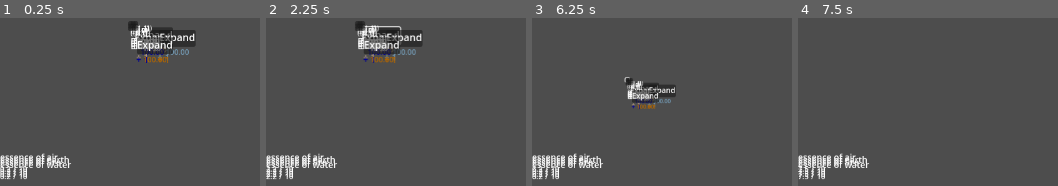
Above: before the commit, frames 1-4 (left to right).
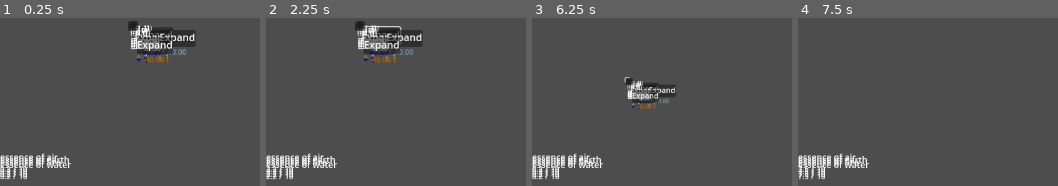
Above: after the commit, the same moments.

Repository: AtkinTC/Godot-Garden
Game: Godot game, scene res://Scenes/main.tscn
The game is run twice, just before and just after one commit, with the same random seed, the same clock (stepped at 60 frames per second) and the same inputs.
Inputs (mouse positions are in pixels of both pictures, inside the frame that each line leads up to):
- Up to frame 1 (0.25 s): no input
- Up to frame 2 (2.25 s): click (422, 36) at 0.52 s; click (396, 23) at 1.27 s; move the mouse to (outside the picture) at 2.02 s; hold D (ui_right) from 2.03 s (still down); tap Mouse wheel up (zoom_in) at 2.1 s
- Up to frame 3 (6.25 s): move the mouse to (outside the picture) at 2.77 s; release D (ui_right) at 2.78 s; hold S (ui_down) 2.78-3.53 s; tap Mouse wheel down (zoom_out) at 2.85, 4.35, 5.85 s; tap Enter at 3.5 s; move the mouse to (outside the picture) at 3.52 s; hold D (ui_right) 3.53-4.28 s; tap Mouse wheel up (zoom_in) at 3.6, 5.1 s; move the mouse to (outside the picture) at 4.27 s; hold W (ui_up) 4.28-5.03 s; move the mouse to (outside the picture) at 5.02 s; hold A (ui_left) from 5.03 s (still down); move the mouse to (693, 175) at 5.77 s
- Up to frame 4 (7.5 s): move the mouse to (outside the picture) at 6.52 s; release A (ui_left) at 6.53 s; hold S (ui_down) 6.53-7.28 s; tap Mouse wheel up (zoom_in) at 6.6 s; move the mouse to (outside the picture) at 7.27 s; hold D (ui_right) from 7.28 s (still down); tap Mouse wheel down (zoom_out) at 7.35 s

The runs differ from the first frame. In frame 1, 0.4% of the frame differs, in the area x 54-73%, y 18-27%; in frame 2, 0.3%; in frame 3, 0.2%; in frame 4, nothing differs.

Commit message:
add basic 'Upgrade' system to buy upgrades and unlock content

Diff:
--- a/Scenes/UI/PurchaseMenu.gd
+++ b/Scenes/UI/PurchaseMenu.gd
@@ -4,8 +4,14 @@
 var objects_list_indexes := {}
 
 func _ready():
+	ObjectsManager.objects_status_updated.connect(_objects_status_updated)
+	reset_menu()
+
+func reset_menu():
 	clear()
+	deselect_all()
 
+	objects_list_indexes = {}
 	var index := 0
 	for object_key in ObjectsManager.get_available_object_keys():
 		var object_type : Dictionary = ObjectsManager.get_object_type(object_key)
@@ -17,3 +23,7 @@
 func _on_purchase_menu_item_selected(index):
 	ObjectsManager.set_selected_object_key(objects_list_indexes[index])
 	ActionManager.set_selected_action_key("PURCHASE_PLOT_OBJECT")
+
+# rebuild the menu content whenever overall object status changes
+func _objects_status_updated():
+	reset_menu()
--- a/Scenes/UI/SupplyDisplayContainer.gd
+++ b/Scenes/UI/SupplyDisplayContainer.gd
@@ -3,9 +3,16 @@
 
 @onready var supply_display_scene : PackedScene = preload("res://Scenes/UI/SupplyDisplay.tscn")
 
-var supply_displays_dict: Dictionary = {}
+var supply_displays_dict : Dictionary = {}
 
 func _ready():
+	SupplyManager.supplies_status_updated.connect(_supplies_status_updated)
+	reset_contents()
+
+# reset display contents, removing all display and recreating them based on current supply status
+func reset_contents():
+	supply_displays_dict = {}
+
 	# remove any demo display elements
 	for child in get_children():
 		child.queue_free()
@@ -22,3 +29,7 @@
 	supply_display.set_key(_key)
 	add_child(supply_display)
 	return true
+
+# rebuild the display content whenever overall supplies status changes
+func _supplies_status_updated():
+	reset_contents()
--- /dev/null
+++ b/Scenes/UI/UpgradeMenu.gd
@@ -0,0 +1,28 @@
+extends ItemList
+class_name UpgradeMenu
+
+var upgrade_list_indexes := {}
+
+func _ready():
+	UpgradeManager.upgrades_status_updated.connect(_on_upgrades_updated)
+	reset_menu()
+
+func reset_menu():
+	clear()
+	deselect_all()
+
+	upgrade_list_indexes = {}
+	var index := 0
+	for key in UpgradeManager.get_available_upgrade_keys():
+		var upgrade_type : Dictionary = UpgradeManager.get_upgrade_type(key)
+		add_item(str(upgrade_type[UpgradeManager.DISPLAY_NAME]))
+		upgrade_list_indexes[index] = key
+
+		index += 1
+
+func _on_upgrade_menu_item_selected(index):
+	UpgradeManager.purchase_upgrade(upgrade_list_indexes[index])
+
+# rebuild the menu content whenever overall update status changes
+func _on_upgrades_updated():
+	reset_menu()
--- a/Scenes/main.gd
+++ b/Scenes/main.gd
@@ -2,6 +2,8 @@
 
 func _init():
 	SupplyManager.initialize()
+	ObjectsManager.initialize()
+	UpgradeManager.initialize()
 	GardenManager.initialize()
 
 	GardenManager.get_plot(Vector2(0,0)).insert_object("FOCUS_BASIC")
--- a/Scenes/main.tscn
+++ b/Scenes/main.tscn
@@ -7,6 +7,7 @@
 [ext_resource type="Script" path="res://Scripts/Camera.gd" id="4_sbgaj"]
 [ext_resource type="PackedScene" uid="uid://dxv4pu5x3t8rx" path="res://Scenes/UI/SupplyDisplay.tscn" id="5_cff8l"]
 [ext_resource type="Script" path="res://Scenes/UI/PurchaseMenu.gd" id="6_lher3"]
+[ext_resource type="Script" path="res://Scenes/UI/UpgradeMenu.gd" id="6_xci84"]
 [ext_resource type="PackedScene" uid="uid://d1f4uahxtegx1" path="res://Scenes/Garden/GardenExpandPanel.tscn" id="7_rejdf"]
 [ext_resource type="PackedScene" uid="uid://c5ximap3xiwp2" path="res://Scenes/Garden/PlotNode/PlotNode.tscn" id="8_w1srn"]
 [ext_resource type="Script" path="res://Scenes/Garden/PlotNode/PlotNode.gd" id="9_yicj4"]
@@ -61,13 +62,24 @@
 [node name="SupplyDisplayContainer" type="VBoxContainer" parent="UI/H/LPanel/V"]
 offset_top = 132.0
 offset_right = 200.0
-offset_bottom = 157.0
+offset_bottom = 170.0
 script = ExtResource( "4_ajn05" )
 
 [node name="SupplyDisplay" parent="UI/H/LPanel/V/SupplyDisplayContainer" instance=ExtResource( "5_cff8l" )]
 anchor_right = 0.0
 offset_right = 200.0
-offset_bottom = 25.0
+offset_bottom = 38.0
+
+[node name="UpgradeMenu" type="ItemList" parent="UI/H/LPanel/V"]
+offset_top = 174.0
+offset_right = 200.0
+offset_bottom = 236.0
+allow_reselect = true
+auto_height = true
+item_count = 2
+item_0/text = "UPGRADE_1"
+item_1/text = "UPGRADE_2"
+script = ExtResource( "6_xci84" )
 
 [node name="GardenNode" type="Node2D" parent="."]
 position = Vector2(205, 5)
@@ -285,3 +297,4 @@
 
 [connection signal="item_selected" from="UI/H/LPanel/V/PurchaseMenu" to="UI/H/LPanel/V/PurchaseMenu" method="_on_purchase_menu_item_selected"]
 [connection signal="item_selected" from="UI/H/LPanel/V/ActionsMenu" to="UI/H/LPanel/V/ActionsMenu" method="_on_actions_menu_item_selected"]
+[connection signal="item_selected" from="UI/H/LPanel/V/UpgradeMenu" to="UI/H/LPanel/V/UpgradeMenu" method="_on_upgrade_menu_item_selected"]
--- a/Scripts/Supply.gd
+++ b/Scripts/Supply.gd
@@ -10,7 +10,7 @@
 var base_capacity : float
 var display_colors : Array
 
-var visible : bool
+var locked : bool
 
 var capacity_sources : Dictionary
 
@@ -20,7 +20,7 @@
 	quantity = _supply_def.get(SupplyManager.QUANTITY_BASE, 0.00)
 	base_capacity = _supply_def.get(SupplyManager.CAPACITY_BASE, 0.00)
 	display_colors = _supply_def.get(SupplyManager.DISPLAY_COLORS, [])
-	visible = _supply_def.get(SupplyManager.VISIBLE, false)
+	locked = _supply_def.get(SupplyManager.LOCKED, false)
 	capacity_sources = {}
 
 func get_display_name() -> String:
@@ -48,11 +48,11 @@
 
 	return display_colors[index]
 
-func is_visible() -> bool:
-	return visible
+func is_locked() -> bool:
+	return locked
 
-func set_visible(_visible : bool):
-	visible = _visible
+func set_locked(_locked : bool):
+	locked = _locked
 
 func change_quantity(_change: float):
 	set_quantity(quantity + _change)
--- a/Singletons/ActionManager.gd
+++ b/Singletons/ActionManager.gd
@@ -5,8 +5,6 @@
 const DISPLAY_NAME := "display_name"
 const TARGET_TYPE := "target_type"
 const FUNC_NAME := "func_name"
-
-var selected_action_key : String
 
 var action_types := {
 	"PURCHASE_PLOT_OBJECT" : {
@@ -25,6 +23,8 @@
 		FUNC_NAME : "remove_object"
 	}
 }
+
+var selected_action_key : String
 
 func apply_current_action_to_plot(plot : Plot):
 	apply_action_to_plot(selected_action_key, plot)
--- a/Singletons/GardenManager.gd
+++ b/Singletons/GardenManager.gd
@@ -5,9 +5,10 @@
 var plots : Array2D
 var garden_rect := Rect2(-1, -1, 3, 3)
 
-var plot_base_price : float = (100.0/3)
+var plot_base_price : float = (40.0/3)
 var min_garden_size : int = 9
 
+# setup initial state of the garden
 func initialize():
 	setup_plots()
 
--- a/Singletons/ObjectsManager.gd
+++ b/Singletons/ObjectsManager.gd
@@ -1,7 +1,11 @@
 extends Node
+
+signal objects_status_updated()
 
 const DISPLAY_NAME := "display_name"
 
+const LOCKED := "locked"
+const DISABLED := "disabled"
 
 const PURCHASABLE := "purchasable"
 const PURCHASE_COST := "purchase_cost"
@@ -42,12 +46,6 @@
 			"EARTH_ESS" : 1,
 			"FIRE_ESS" : 1,
 			"WATER_ESS" : 1
-		},
-		CAPACITY : {
-			"AIR_ESS" : 10,
-			"EARTH_ESS" : 10,
-			"FIRE_ESS" : 10,
-			"WATER_ESS" : 10
 		},
 		UPGRADE_OBJECT : "FOCUS_BASIC_LV2",
 		UPGRADE_LENGTH : 10,
@@ -134,18 +132,48 @@
 		CAPACITY : {
 			"WATER_ESS" : 10
 		}
+	},
+	"MIND_SOURCE_BASIC" : {
+		DISPLAY_NAME : "mind rune",
+		LOCKED : true,
+		PURCHASABLE : true,
+		BUILD_COST : {
+			"EARTH_ESS" : 10,
+			"AIR_ESS" : 10
+		},
+		BUILD_LENGTH : 5,
+		PASSIVE_GAIN : {
+			"MIND_ESS" : 1
+		},
+		CAPACITY : {
+			"MIND_ESS" : 10
+		}
 	}
 }
 
 var selected_object_key: String
 
-# get keys of all objects that are available for purchase
+# setup initial state of objects
+func initialize():
+	for key in object_types.keys():
+		object_types[key][PURCHASABLE] = object_types[key].get(PURCHASABLE, false)
+		object_types[key][LOCKED] = object_types[key].get(LOCKED, false)
+		object_types[key][DISABLED] = object_types[key].get(DISABLED, false)
+
+# get keys of all objects that are available for direct purchase
 func get_available_object_keys() -> Array:
 	var available_keys = []
 	for object_key in object_types.keys():
-		if(object_types[object_key].get(PURCHASABLE)):
+		if(object_types[object_key].get(PURCHASABLE, false)
+		&& !object_types[object_key].get(LOCKED, false)
+		&& !object_types[object_key].get(DISABLED, false)):
 			available_keys.append(object_key)
 	return available_keys
+
+func refresh_objects():
+	if(selected_object_key not in get_available_object_keys()):
+		selected_object_key = ""
+	objects_status_updated.emit()
 
 func get_object_type_keys() -> Array:
 	return object_types.keys()
@@ -161,3 +189,11 @@
 
 func get_selected_object_key() -> String:
 	return selected_object_key
+
+func unlock_object(_key : String):
+	object_types[_key][LOCKED] = false
+	refresh_objects()
+
+func disable_object(_key : String):
+	object_types[_key][DISABLED] = true
+	refresh_objects()
--- a/Singletons/SupplyManager.gd
+++ b/Singletons/SupplyManager.gd
@@ -1,4 +1,6 @@
 extends Node
+
+signal supplies_status_updated()
 
 const DISPLAY_NAME := "display_name"
 const QUANTITY_BASE := "quantity_base"
@@ -8,36 +10,39 @@
 
 const DISPLAY_COLORS := "display_colors"
 
-const VISIBLE := "visible"
+const LOCKED := "locked"
 
 var supply_types := {
 	"AIR_ESS" : {
 		DISPLAY_NAME : "essence of air",
 		DISPLAY_COLORS : [Color(0.45, 0.6, 0.7), Color(0.3, 0.4, 0.4)],
-		VISIBLE : true
+		CAPACITY_BASE : 10,
 	},
 	"EARTH_ESS" : {
 		DISPLAY_NAME : "essence of earth",
 		DISPLAY_COLORS : [Color(0.7, 0.6, 0.5), Color(0.3, 0.2, 0.15)],
-		VISIBLE : true
+		CAPACITY_BASE : 10,
 	},
 	"FIRE_ESS" : {
 		DISPLAY_NAME : "essence of fire",
 		DISPLAY_COLORS : [Color(0.7, 0.4, 0.0), Color(0.3, 0.0, 0.0)],
-		VISIBLE : true
+		CAPACITY_BASE : 10,
 	},
 	"WATER_ESS" : {
 		DISPLAY_NAME : "essence of water",
 		DISPLAY_COLORS : [Color(0.0, 0.0, 0.6), Color(0.0, 0.0, 0.2)],
-		VISIBLE : true
+		CAPACITY_BASE : 10,
 	},
-	"KNOWLEDGE_ESS" : {
-		DISPLAY_NAME : "essence of knowledge"
+	"MIND_ESS" : {
+		DISPLAY_NAME : "essence of the mind",
+		LOCKED : true,
+		CAPACITY_BASE : 10
 	}
 }
 
 var supplies := {}
 
+# setup initial state of supplies
 func initialize():
 	supplies = {}
 	for key in supply_types.keys():
@@ -51,12 +56,16 @@
 func get_visible_supply_type_keys() -> Array:
 	var visible_keys = []
 	for key in supplies.keys():
-		if(supplies[key].is_visible()):
+		if(!supplies[key].is_locked()):
 			visible_keys.append(key)
 	return visible_keys
 
 func get_supply(_key : String) -> Supply:
 	return supplies.get(_key)
+
+func unlock_supply(_key : String):
+	get_supply(_key).set_locked(false)
+	supplies_status_updated.emit()
 
 func connect_to_supply_quantity_changed(_key : String, _callable : Callable):
 	var supply : Supply = supplies.get(_key)
--- /dev/null
+++ b/Singletons/UpgradeManager.gd
@@ -0,0 +1,108 @@
+extends Node
+
+signal upgrades_status_updated()
+
+const DISPLAY_NAME := "display_name"
+
+const LOCKED := "locked"
+const DISABLED := "disabled"
+
+const PURCHASE_COST := "purchase_cost"
+
+const UNLOCK := "unlock"
+const UNLOCK_KEY := "unlock_key"
+const UNLOCK_TYPE := "unlock_type"
+
+var upgrade_types := {
+	"UNLOCK_MIND" : {
+		DISPLAY_NAME : "path of the mind",
+		PURCHASE_COST : {
+			"AIR_ESS" : 10,
+			"EARTH_ESS" : 10,
+			"FIRE_ESS" : 10,
+			"WATER_ESS" : 10
+		},
+		UNLOCK : [
+			{
+				UNLOCK_KEY : "MIND_ESS",
+				UNLOCK_TYPE : "SUPPLY"
+			},
+			{
+				UNLOCK_KEY : "MIND_SOURCE_BASIC",
+				UNLOCK_TYPE : "OBJECT"
+			},
+			{
+				UNLOCK_KEY : "ENHANCE_MIND_001",
+				UNLOCK_TYPE : "UPGRADE"
+			}
+		]
+	},
+	"ENHANCE_MIND_001" : {
+		DISPLAY_NAME : "enhance mind",
+		LOCKED : true,
+		PURCHASE_COST : {
+			"AIR_ESS" : 10,
+			"EARTH_ESS" : 10,
+			"FIRE_ESS" : 10,
+			"WATER_ESS" : 10
+		}
+	}
+}
+
+# setup initial state of upgrades
+func initialize():
+	for key in upgrade_types.keys():
+		upgrade_types[key][LOCKED] = upgrade_types[key].get(LOCKED, false)
+		upgrade_types[key][DISABLED] = upgrade_types[key].get(DISABLED, false)
+
+func get_upgrade_keys() -> Array:
+	return upgrade_types.keys()
+
+# get keys of all upgrades that are available for purchase
+func get_available_upgrade_keys() -> Array:
+	var available_keys = []
+	for key in upgrade_types.keys():
+		if(!upgrade_types[key].get(LOCKED, false) && !upgrade_types[key].get(DISABLED, false)):
+			available_keys.append(key)
+	return available_keys
+
+func refresh_upgrades():
+	upgrades_status_updated.emit()
+
+func get_upgrade_type(upgrade_key : String) -> Dictionary:
+	return upgrade_types.get(upgrade_key, {})
+
+func get_upgrade_type_attribute(upgrade_key : String, attribute_key : String, default = null):
+	return upgrade_types.get(upgrade_key, {}).get(attribute_key, default)
+
+# purchase an upgrade, spending the required resources and then applying it
+func purchase_upgrade(key : String) -> bool:
+	var purchase_cost : Dictionary = upgrade_types[key].get(PURCHASE_COST, {})
+	if(!PurchaseManager.can_afford(purchase_cost)):
+		return false
+
+	PurchaseManager.spend(purchase_cost)
+	apply_upgrade(key)
+	return true
+
+func unlock_upgrade(_key : String):
+	upgrade_types[_key][LOCKED] = false
+	refresh_upgrades()
+
+func disable_upgrade(_key : String):
+	upgrade_types[_key][DISABLED] = true
+	refresh_upgrades()
+
+# apply the selected upgrade
+func apply_upgrade(key : String):
+	if(upgrade_types[key].has(UNLOCK)):
+		var unlocks : Array = upgrade_types[key][UNLOCK]
+		for unlock in unlocks:
+			if(unlock[UNLOCK_TYPE] == "SUPPLY"):
+				SupplyManager.unlock_supply(unlock[UNLOCK_KEY])
+			if(unlock[UNLOCK_TYPE] == "OBJECT"):
+				ObjectsManager.unlock_object(unlock[UNLOCK_KEY])
+			if(unlock[UNLOCK_TYPE] == "UPGRADE"):
+				UpgradeManager.unlock_upgrade(unlock[UNLOCK_KEY])
+
+	disable_upgrade(key)
--- a/project.godot
+++ b/project.godot
@@ -108,6 +108,11 @@
 "class": &"SupplyDisplayContainer",
 "language": &"GDScript",
 "path": "res://Scenes/UI/SupplyDisplayContainer.gd"
+}, {
+"base": "ItemList",
+"class": &"UpgradeMenu",
+"language": &"GDScript",
+"path": "res://Scenes/UI/UpgradeMenu.gd"
 }, {
 "base": "PlotComponent",
 "class": &"UpgradePlotComponent",
@@ -145,6 +150,7 @@
 "Supply": "",
 "SupplyDisplay": "",
 "SupplyDisplayContainer": "",
+"UpgradeMenu": "",
 "UpgradePlotComponent": "",
 "UpgradePlotContent": "",
 "Utils": ""
@@ -165,6 +171,7 @@
 GardenManager="*res://Singletons/GardenManager.gd"
 ObjectsManager="*res://Singletons/ObjectsManager.gd"
 SupplyManager="*res://Singletons/SupplyManager.gd"
+UpgradeManager="*res://Singletons/UpgradeManager.gd"
 
 [display]
 
Not shown: 1 places in Scenes/main.tscn that only renumber resources
